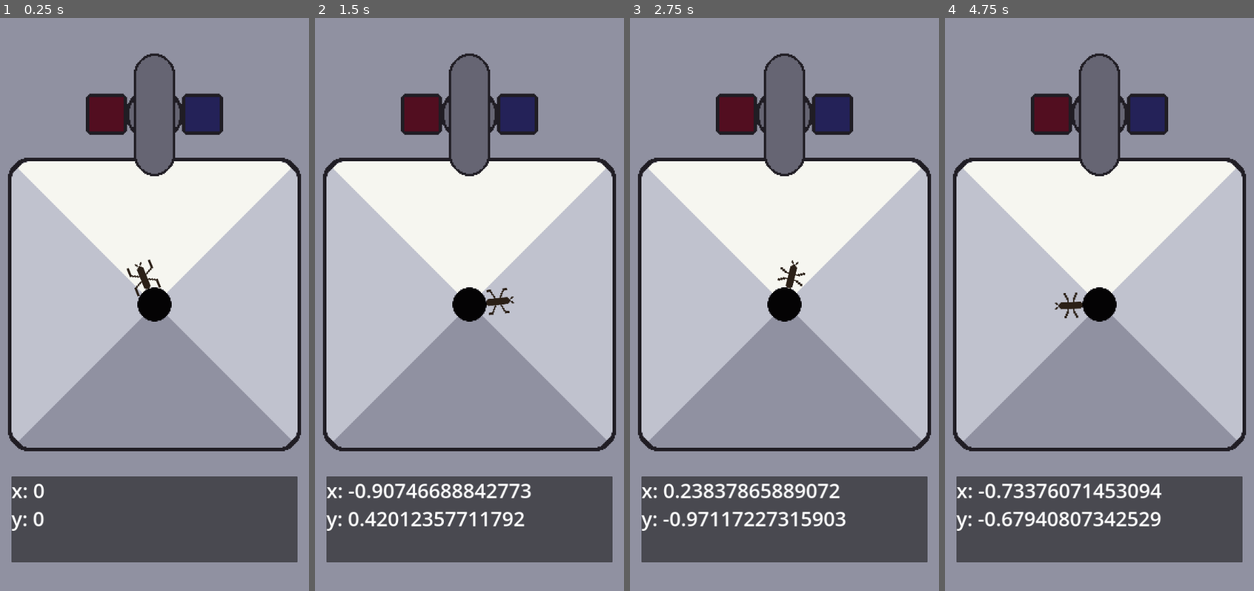
Above: before the commit, frames 1-4 (left to right).
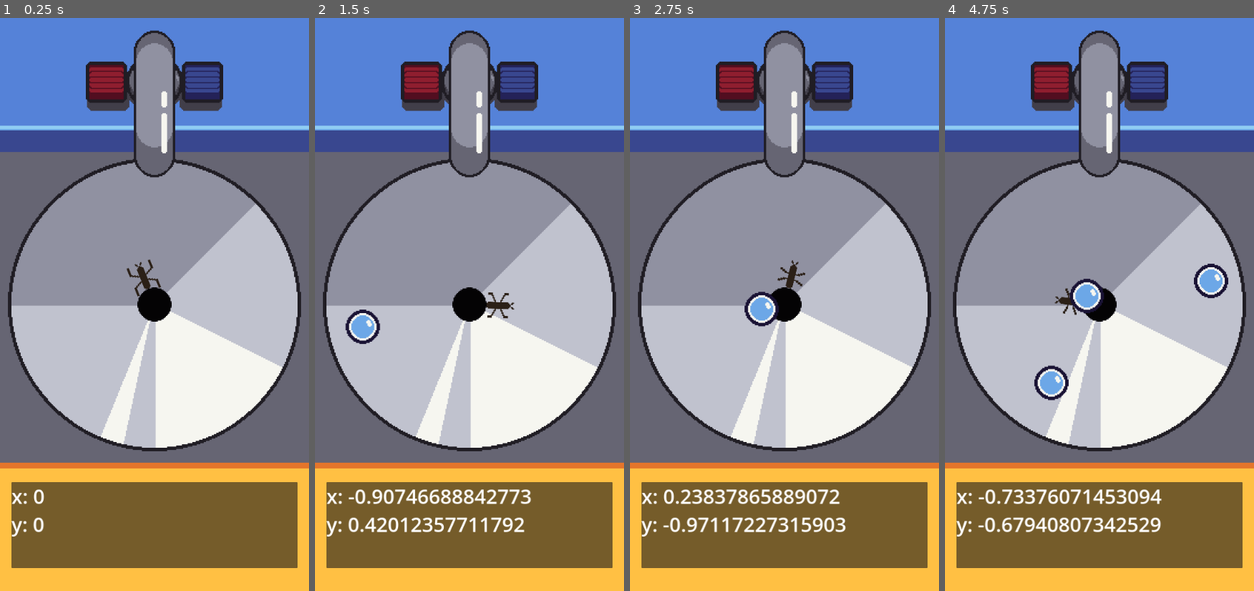
Above: after the commit, the same moments.

Repository: marCOmics/GGJ2025_Bubble
Game: Godot game, scene res://src/root.tscn
Two runs of this game, one before a commit and one after it. Both use one fixed random seed, a clock stepped at 60 frames per second and the inputs below.
Inputs (mouse positions are in pixels of both pictures, inside the frame that each line leads up to):
- Up to frame 1 (0.25 s): no input
- Up to frame 2 (1.5 s): move the mouse to (537, 275) at 0.52 s; click (537, 275) at 0.67 s; move the mouse to (407, 333) at 1.27 s; click (407, 333) at 1.42 s
- Up to frame 3 (2.75 s): move the mouse to (815, 178) at 2.02 s; click (815, 178) at 2.17 s
- Up to frame 4 (4.75 s): move the mouse to (1084, 419) at 2.77 s; click (1084, 419) at 2.92 s; move the mouse to (1192, 390) at 3.52 s; click (1192, 390) at 3.67 s; move the mouse to (1006, 218) at 4.27 s; click (1006, 218) at 4.42 s

The runs differ from the first frame. In frame 1, 87% of the frame differs, in the area x 0-100%, y 0-100%; in frame 2, 87%; in frame 3, 87%; in frame 4, 87%.

Commit message:
Added Bubble Spawning
- Collision still missing

Diff:
--- a/ggj2025_bubble_mrm/src/bubble.gd
+++ b/ggj2025_bubble_mrm/src/bubble.gd
@@ -1,14 +1,44 @@
 extends Sprite2D
 
+enum BUBBLE_TYPES{
+	NORMAL = 0, #avoid
+	LARGE = 1, #slow, poppable
+	RAINBOW = 2, #merges with other rainbow bubbles
+	SMALL = 3, #pops upon collision with other bubbles
+	FOAM = 4 #spawns in batches after hands wash themselves, blow away with mic
+}
+
+var type_to_radius : Dictionary = {
+	BUBBLE_TYPES.NORMAL: 5.0,
+	BUBBLE_TYPES.LARGE: 10.0,
+	#TODO
+}
+
+const SINK_RADIUS = 500
+const SPEED := 4.0
+var _degree : float
+var _radius := SINK_RADIUS
 
 # Called when the node enters the scene tree for the first time.
 func _ready() -> void:
-	pass # Replace with function body.
+	_degree = GGJ_Game.RNG.randf_range(-90.0, 360.0)
+	offset = calc_offset(SINK_RADIUS)
+
+
+#func init(p_degree : float) -> void:
+	#_degree = p_degree
 
 
 # Called every frame. 'delta' is the elapsed time since the previous frame.
 func _process(delta: float) -> void:
-	const AMPLITUDE : float = 100
+	#const AMPLITUDE : float = 100
 	#var freq : float = 10.0
 	#offset.x = cos(delta*freq) * AMPLITUDE
+	_radius -= SPEED
+	offset = calc_offset(_radius)
 	pass
+
+
+func calc_offset(p_radius: float, p_degree : float = _degree) -> Vector2:
+	return Vector2(sin(deg_to_rad(p_degree)), \
+				   cos(deg_to_rad(p_degree))) * p_radius
--- a/ggj2025_bubble_mrm/src/bubble.tscn
+++ b/ggj2025_bubble_mrm/src/bubble.tscn
@@ -1,9 +1,19 @@
-[gd_scene load_steps=3 format=3 uid="uid://dltagou3gheta"]
+[gd_scene load_steps=4 format=3 uid="uid://dltagou3gheta"]
 
-[ext_resource type="Texture2D" uid="uid://c34wsipdpmmww" path="res://res/Bubble.png" id="1_na6tr"]
+[ext_resource type="Texture2D" uid="uid://dsb7m3j866tdf" path="res://res/Bubbles.png" id="1_n7gel"]
 [ext_resource type="Script" path="res://src/bubble.gd" id="2_d2ie5"]
+
+[sub_resource type="CircleShape2D" id="CircleShape2D_rb00x"]
 
 [node name="Bubble" type="Sprite2D"]
 position = Vector2(-1, 0)
-texture = ExtResource("1_na6tr")
+texture = ExtResource("1_n7gel")
+hframes = 8
+vframes = 8
 script = ExtResource("2_d2ie5")
+
+[node name="StaticBody2D" type="StaticBody2D" parent="."]
+
+[node name="CollisionShape2D" type="CollisionShape2D" parent="StaticBody2D"]
+scale = Vector2(5, 5)
+shape = SubResource("CircleShape2D_rb00x")
--- a/ggj2025_bubble_mrm/src/game.gd
+++ b/ggj2025_bubble_mrm/src/game.gd
@@ -1,9 +1,13 @@
 extends Node2D
 class_name GGJ_Game
 
+var bubbleSCN = preload("res://src/bubble.tscn")
 @onready var _gyroscope := $Gyroscope
 @onready var _skeeter := $ParallaxBackground/ParallaxDown/Skeeter
 @onready var _label := $ParallaxBackground/ParallaxUp/Panel/RichTextLabel
+
+static var RNG = RandomNumberGenerator.new()
+var _timeTillNextBubbleSpawn : float =  1
 
 
 # Called when the node enters the scene tree for the first time.
@@ -20,6 +24,7 @@
 
 # Called every frame. 'delta' is the elapsed time since the previous frame.
 func _process(delta: float) -> void:
+	spawn_bubbles(delta)
 
 	#Update richtext label
 	_label.text = "[font_size=70]x: " + str(_gyroscope.get_rotation().normalized().x) + "\n" + \
@@ -33,3 +38,15 @@
 		return true
 	else:
 		return false
+
+
+func spawn_bubbles(p_delta: float) -> void:
+	const MIN_TIME_TO_SPAWN = 0.5
+	const MAX_TIME_TO_SPAWN = 3.0
+	_timeTillNextBubbleSpawn -= p_delta
+	#print("Time till spawn: " + str(_timeTillNextBubbleSpawn))
+
+	if _timeTillNextBubbleSpawn <= 0:
+		var newBubble := bubbleSCN.instantiate()
+		$ParallaxBackground/ParallaxDown/Bubbles.add_child(newBubble)
+		_timeTillNextBubbleSpawn = RNG.randf_range(MIN_TIME_TO_SPAWN, MAX_TIME_TO_SPAWN)
--- a/ggj2025_bubble_mrm/src/gyroscope.gd
+++ b/ggj2025_bubble_mrm/src/gyroscope.gd
@@ -42,5 +42,5 @@
 	if rot.x < 0:
 		degrees += 180
 
-	print("Degrees: " + str(degrees))
+	#print("Degrees: " + str(degrees))
 	return degrees #tan^-1(Gegenkathete/Ankathetee)
--- a/ggj2025_bubble_mrm/src/root.tscn
+++ b/ggj2025_bubble_mrm/src/root.tscn
@@ -4,20 +4,24 @@
 [ext_resource type="Script" path="res://src/game.gd" id="1_mdjyi"]
 [ext_resource type="Texture2D" uid="uid://do0ahv27t2cw0" path="res://res/Background.png" id="2_3brtk"]
 [ext_resource type="Texture2D" uid="uid://bibqqg54l7sut" path="res://res/Sink.png" id="2_doqv5"]
-[ext_resource type="Texture2D" uid="uid://dsb7m3j866tdf" path="res://res/Bubbles.png" id="4_a8yu8"]
 [ext_resource type="Texture2D" uid="uid://c7y5vwgcm5hdb" path="res://res/WaterTap.png" id="4_xdhea"]
 [ext_resource type="PackedScene" uid="uid://b4egxis0vcv8j" path="res://src/skeeter.tscn" id="5_6h363"]
 [ext_resource type="PackedScene" uid="uid://dkajoq0ekgo1v" path="res://src/gyroscope.tscn" id="7_hvrbt"]
 
+[sub_resource type="CircleShape2D" id="CircleShape2D_0k5qo"]
+
 [node name="Game" type="Node2D"]
 position = Vector2(0, -100)
 script = ExtResource("1_mdjyi")
+
+[node name="Gyroscope" parent="." instance=ExtResource("7_hvrbt")]
 
 [node name="ParallaxBackground" type="ParallaxBackground" parent="."]
 offset = Vector2(540, 1000)
 transform = Transform2D(1, 0, 0, 1, 540, 1000)
 
 [node name="Parallax2D" type="Parallax2D" parent="ParallaxBackground"]
+visible = false
 
 [node name="ParallaxDown" type="ParallaxLayer" parent="ParallaxBackground"]
 
@@ -27,18 +31,24 @@
 [node name="Sink" type="Sprite2D" parent="ParallaxBackground/ParallaxDown"]
 texture = ExtResource("2_doqv5")
 
-[node name="Bubble" parent="ParallaxBackground/ParallaxDown" instance=ExtResource("1_7228i")]
-visible = false
-position = Vector2(181, -182)
-texture = ExtResource("4_a8yu8")
-hframes = 8
+[node name="StaticBody2D" type="StaticBody2D" parent="ParallaxBackground/ParallaxDown/Sink"]
+
+[node name="CollisionShape2D" type="CollisionShape2D" parent="ParallaxBackground/ParallaxDown/Sink/StaticBody2D"]
+scale = Vector2(3, 3)
+shape = SubResource("CircleShape2D_0k5qo")
 
 [node name="Skeeter" parent="ParallaxBackground/ParallaxDown" instance=ExtResource("5_6h363")]
+
+[node name="Bubbles" type="Node2D" parent="ParallaxBackground/ParallaxDown"]
+
+[node name="Bubble" parent="ParallaxBackground/ParallaxDown/Bubbles" instance=ExtResource("1_7228i")]
+visible = false
+position = Vector2(2, -336)
 
 [node name="ParallaxUp" type="ParallaxLayer" parent="ParallaxBackground"]
 
 [node name="WaterTap" type="Sprite2D" parent="ParallaxBackground/ParallaxUp"]
-position = Vector2(0, -664)
+position = Vector2(0, -700)
 texture = ExtResource("4_xdhea")
 
 [node name="Panel" type="Panel" parent="ParallaxBackground/ParallaxUp"]
@@ -48,10 +58,10 @@
 anchor_top = 0.5
 anchor_right = 0.5
 anchor_bottom = 0.5
-offset_left = -400.0
-offset_top = 600.0
-offset_right = 400.0
-offset_bottom = 900.0
+offset_left = -500.0
+offset_top = 620.0
+offset_right = 500.0
+offset_bottom = 920.0
 grow_horizontal = 2
 grow_vertical = 2
 
@@ -62,5 +72,3 @@
 offset_bottom = 40.0
 bbcode_enabled = true
 text = "test"
-
-[node name="Gyroscope" parent="." instance=ExtResource("7_hvrbt")]
--- a/ggj2025_bubble_mrm/src/skeeter.gd
+++ b/ggj2025_bubble_mrm/src/skeeter.gd
@@ -2,6 +2,7 @@
 
 
 var _degree : float = 0.0
+var _lastTickDegree : float = _degree
 var _game : GGJ_Game
 var _gyroscope : GGJ_Gyroscope
 
@@ -24,9 +25,10 @@
 
 
 func calc_new_degree():
-	#Limit movement
+	var newDegree = _gyroscope.get_degree()
+
+	#Limit angular movement
 	const MAX_DEGREE_CHANGE = 8
-	var newDegree = _gyroscope.get_degree()
 	var directionClockwise : bool
 	var degreeDelta : float
 
@@ -47,10 +49,22 @@
 		else:
 			_degree -= MAX_DEGREE_CHANGE
 	else:
-		_degree = newDegree
+		#Interpolate degrees with last value to make it smoother
+		#if newDegree < -90 + MAX_DEGREE_CHANGE and _lastTickDegree > 270 - MAX_DEGREE_CHANGE:
+			#
+		#elif newDegree < -90 + MAX_DEGREE_CHANGE and _lastTickDegree > 270 - MAX_DEGREE_CHANGE: #TODO
 
 
-	#TODO: Interpolate degrees to make it smoother (limit angular movement speed!!)
+		#var newDegreeTemp = newDegree
+		#if newDegreeTemp < 0: newDegreeTemp += 360
+		#var _lastTickDegreeTemp = _lastTickDegree
+		#if _lastTickDegreeTemp < 0: _lastTickDegreeTemp += 360
+		#
+		#newDegree = (_lastTickDegreeTemp + newDegreeTemp) / 2
+		#if newDegree >= 360: newDegree -= 360
+
+		_lastTickDegree = _degree
+		_degree = newDegree
 
 
 func _input(event):
--- a/ggj2025_bubble_mrm/src/skeeter.tscn
+++ b/ggj2025_bubble_mrm/src/skeeter.tscn
@@ -41,6 +41,8 @@
 "RESET": SubResource("Animation_xukdd")
 }
 
+[sub_resource type="CircleShape2D" id="CircleShape2D_bhv56"]
+
 [node name="Skeeter" type="Sprite2D"]
 texture = ExtResource("1_pfnr4")
 offset = Vector2(100, 0)
@@ -51,3 +53,10 @@
 libraries = {
 "": SubResource("AnimationLibrary_dphl7")
 }
+
+[node name="StaticBody2D" type="StaticBody2D" parent="."]
+
+[node name="CollisionShape2D" type="CollisionShape2D" parent="StaticBody2D"]
+position = Vector2(100, 0)
+scale = Vector2(5, 5)
+shape = SubResource("CircleShape2D_bhv56")
Binary file changed: ggj2025_bubble_mrm/res/Background.aseprite
Binary file changed: ggj2025_bubble_mrm/res/Background.png
Binary file removed: ggj2025_bubble_mrm/res/Bubble.png
Binary file changed: ggj2025_bubble_mrm/res/Bubbles.aseprite
Binary file changed: ggj2025_bubble_mrm/res/Bubbles.png
Binary file changed: ggj2025_bubble_mrm/res/Sink.aseprite
Binary file changed: ggj2025_bubble_mrm/res/Sink.png
Binary file changed: ggj2025_bubble_mrm/res/WaterTap.aseprite
Binary file changed: ggj2025_bubble_mrm/res/WaterTap.png
Not shown: 1 places in ggj2025_bubble_mrm/src/skeeter.tscn that only renumber resources
Not shown, changed: ggj2025_bubble_mrm/bin/ggj2025_bubble_mrm.apk
Not shown, changed: ggj2025_bubble_mrm/bin/ggj2025_bubble_mrm.apk.idsig
